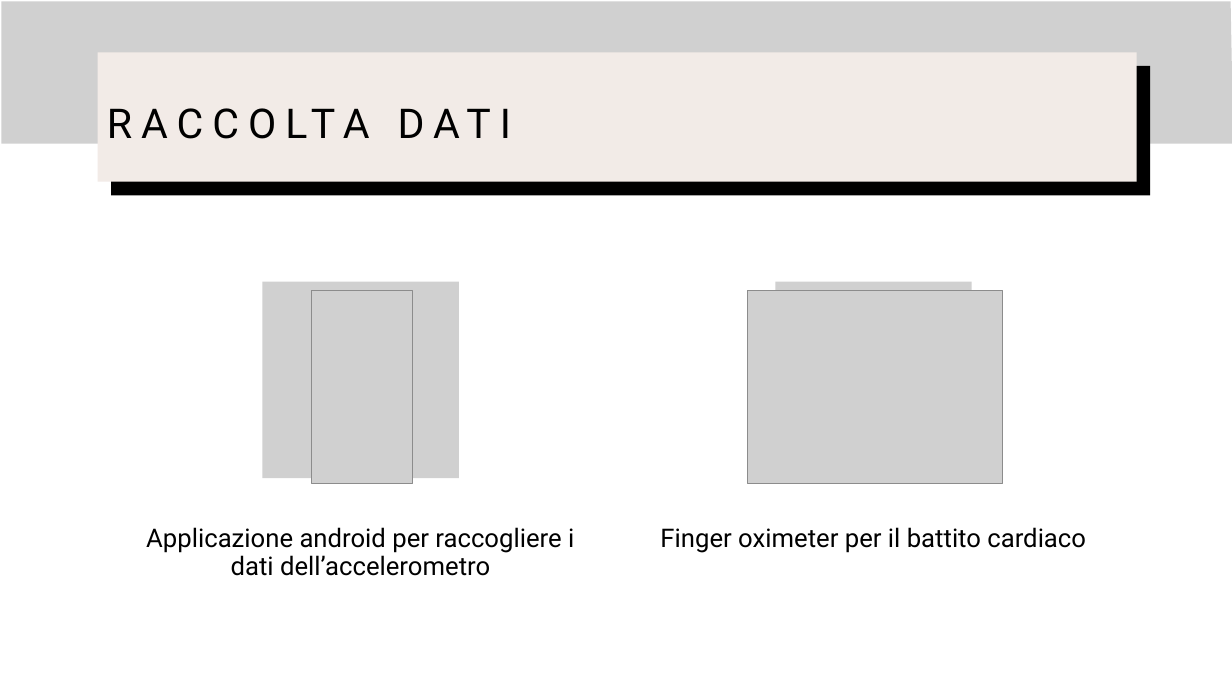
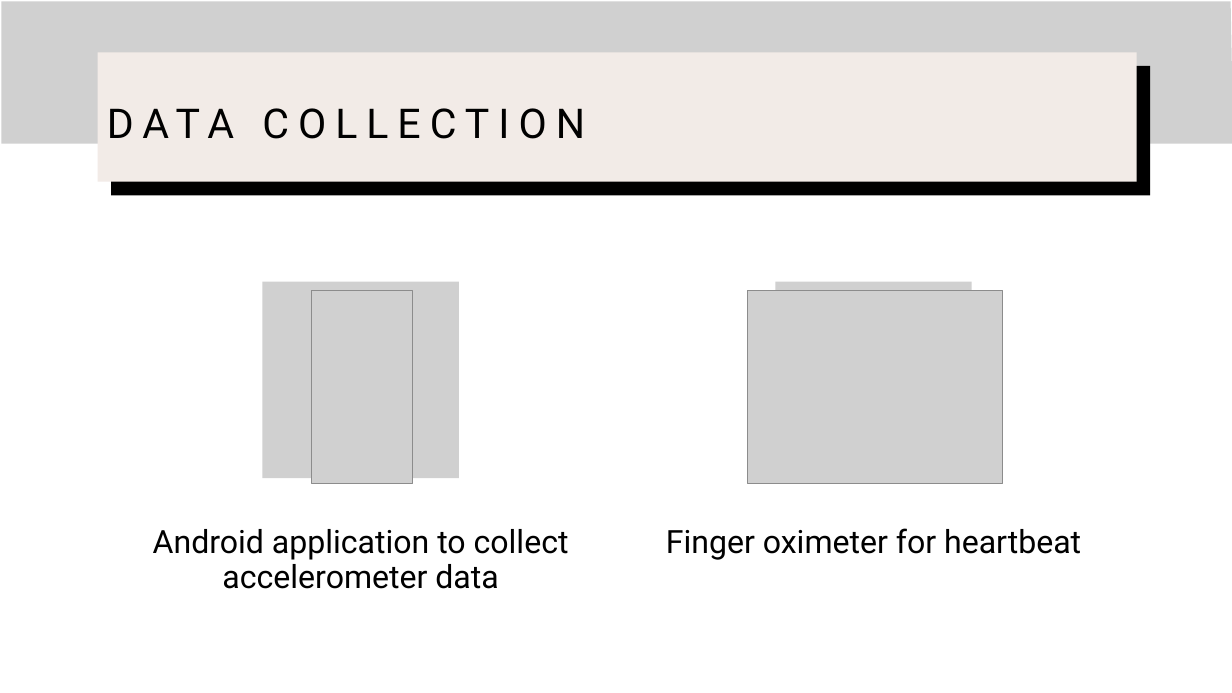
Before and after one commit to Michele-iodice/Biomedical_signal_procesing_exam, a slide deck: slide 5 of HARR Algoritm.pptx. Drawn at 1232x693 pixels with LibreOffice and Linux fonts; fonts in the diff are those of the drawing; grey boxes stand for pictures; background and template pictures are left out. Boxes give left, top, right and bottom in pixels: in the first picture for what was removed or moved away, otherwise in the second. Text is boxed around its words. In the diff, an @@ line names an element or a change of style, - is before the commit and + after.

```diff
--- a/HARR Algoritm.pptx
+++ b/HARR Algoritm.pptx
@@ title at [98,53,1138,182]: text changed @@
-RACCOLTA DATI
+DATA COLLECTION
@@ text at [153,529,569,589]: text changed; size 20 to 25 pt @@
-Applicazione android per raccogliere i dati dell’accelerometro
+Android application to collect accelerometer data
@@ text at [666,528,1081,560]: text changed; size 20 to 25 pt @@
-Finger oximeter per il battito cardiaco
+Finger oximeter for heartbeat
```
Also in this commit, not shown: 13 other slides changed.
